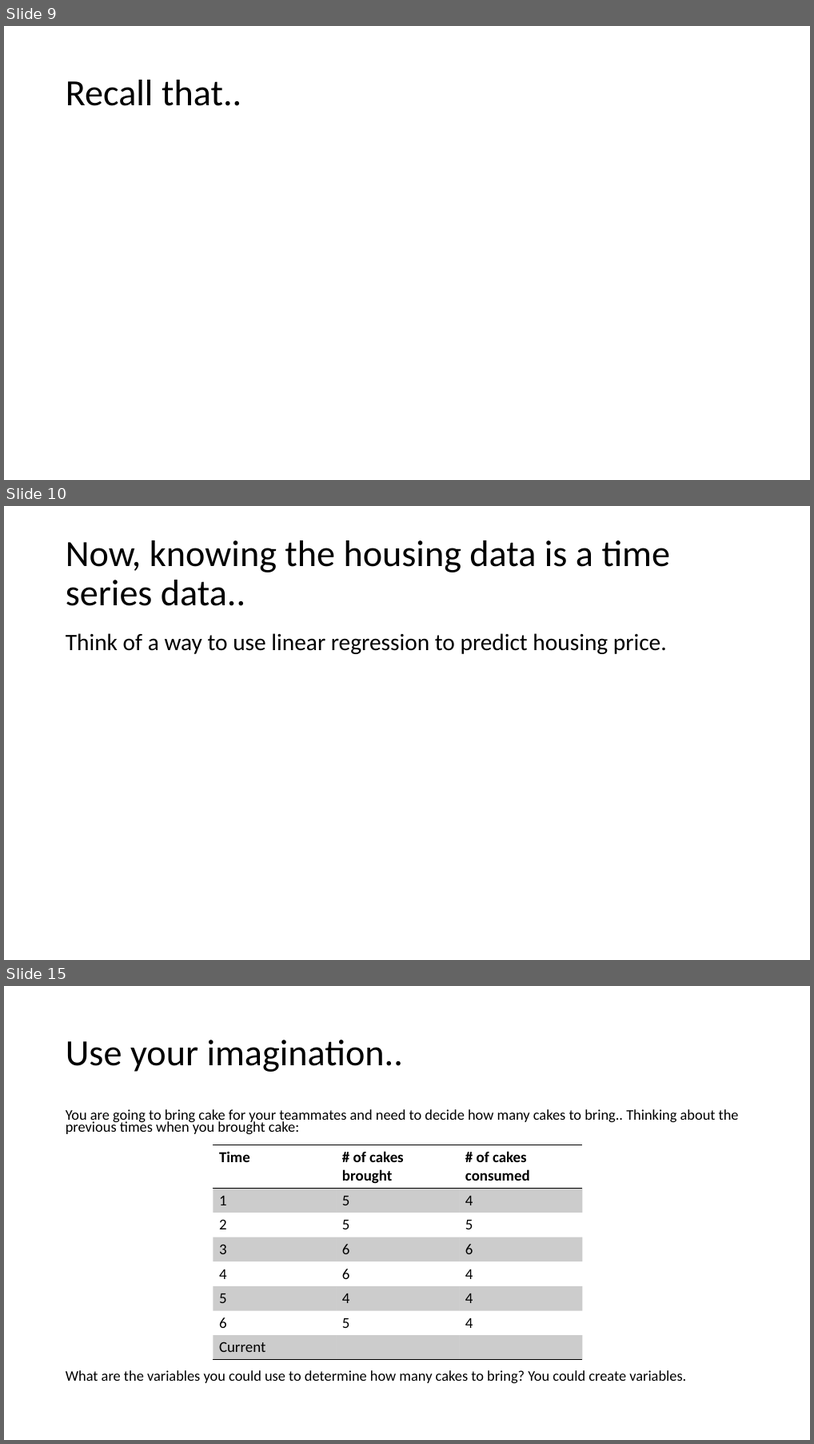
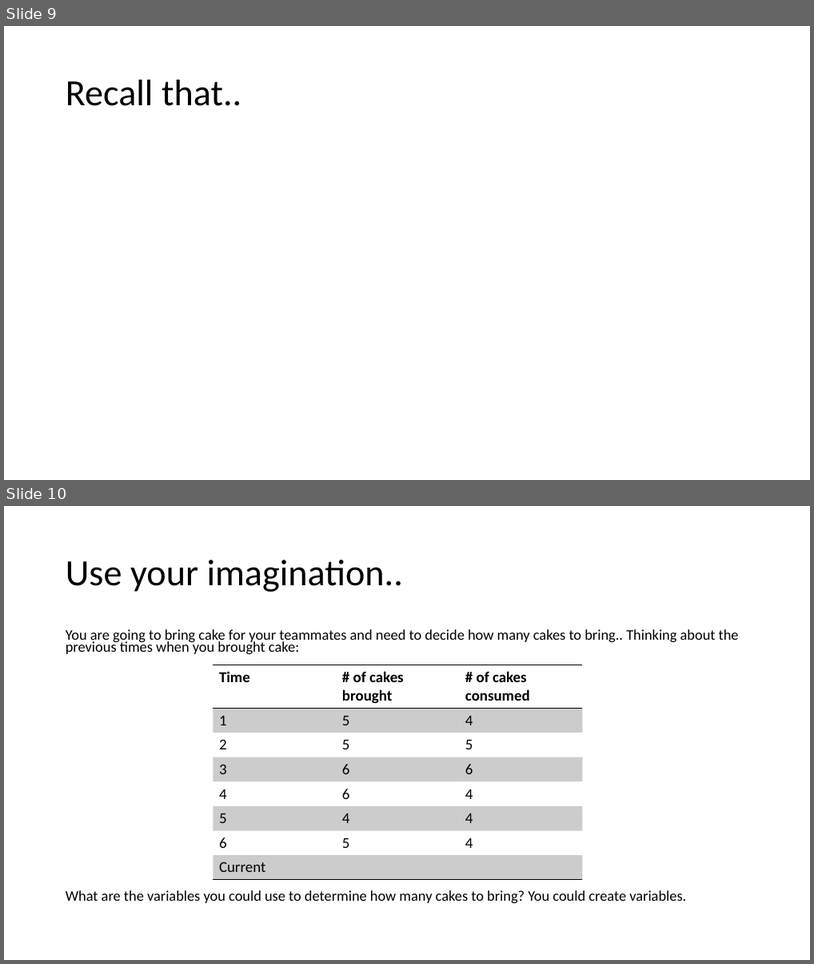
Before and after one commit to KennedyOdongo/QMBE-3730-Kennedy-Odongo, a slide deck: Time series_intro.pptx. Shown one above the other, each under a label of ours: slides 9, 10 and 15 before the commit, slides 9 and 10 after it; the slides between them are not shown. The pictures are 814x1444 and 814x964 pixels, drawn with LibreOffice and Linux fonts; fonts in the diff are those of the drawing; grey boxes stand for pictures. Boxes give left, top, right and bottom in pixels: in the first picture for what was removed or moved away, otherwise in the second. Text is boxed around its words. In the diff, an @@ line names an element or a change of style, - is before the commit and + after.

```diff
--- a/Time series_intro.pptx
+++ b/Time series_intro.pptx
@@ slide 10 removed at (4, 506, 810, 960), background #FFFFFF @@
@@ title removed at (66, 540, 671, 606) @@
-Now, knowing the housing data is a time series data..
@@ text removed at (66, 633, 667, 654) @@
-Think of a way to use linear regression to predict housing price.
@@ what was slide 15 is now slide 10 @@
```
Also in this commit, not shown: 1 slide changed, 4 other slides removed, 1 other file.
